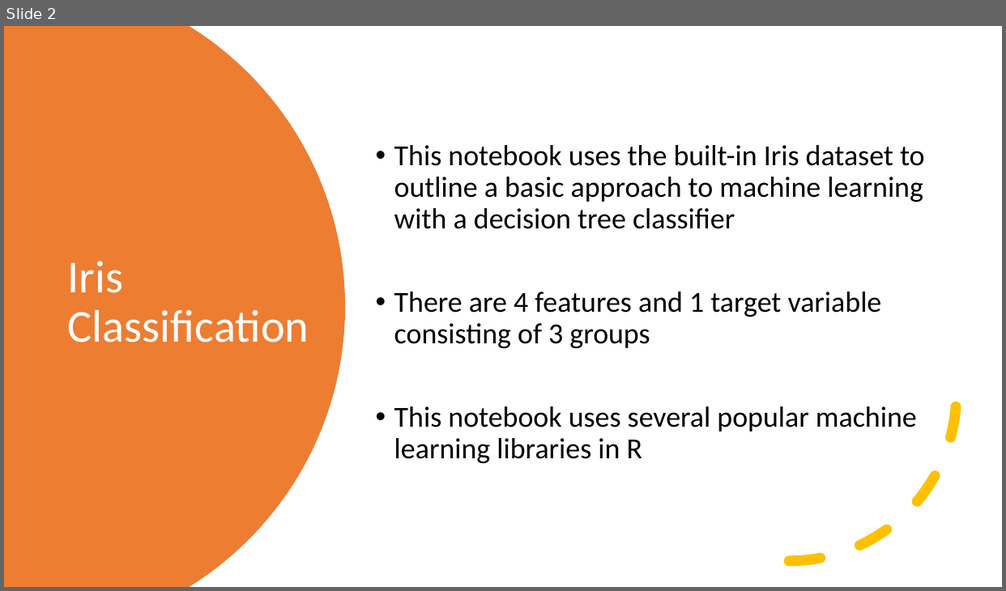
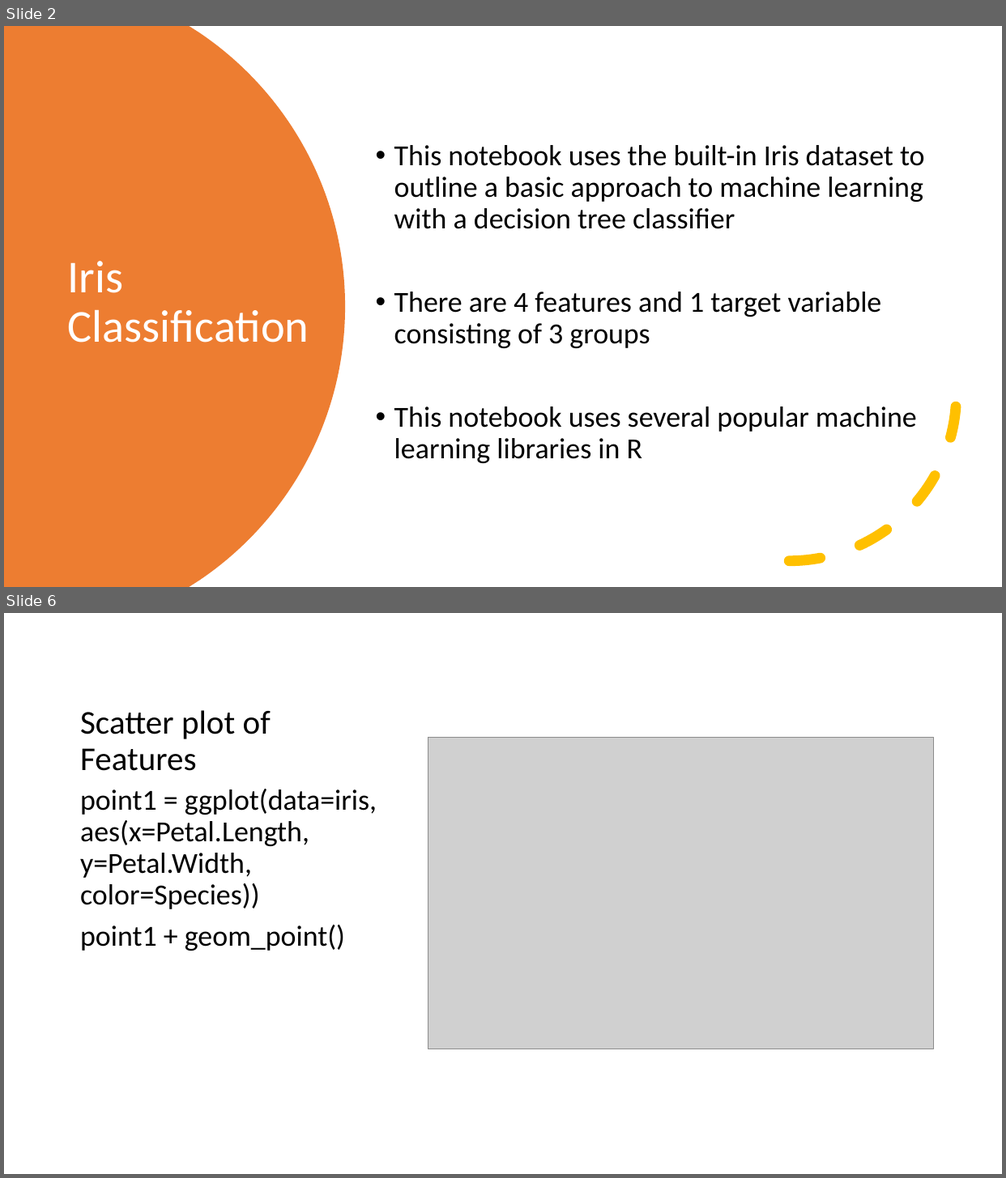
Before and after one commit to dlumian/R_Intro_Fall_2022, a slide deck: supplemental_topics/R_Iris_Examples.pptx. Shown one above the other, each under a label of ours: slide 2 before the commit, slides 2 and 6 after it; the slides between them are not shown. The pictures are 1006x591 and 1006x1178 pixels, drawn with LibreOffice and Linux fonts; fonts in the diff are those of the drawing; grey boxes stand for pictures. Boxes give left, top, right and bottom in pixels: in the first picture for what was removed or moved away, otherwise in the second. Text is boxed around its words. In the diff, an @@ line names an element or a change of style, - is before the commit and + after.

Commit message:
Updated notebook for Iris Decision Tree Model in R

```diff
--- a/supplemental_topics/R_Iris_Examples.pptx
+++ b/supplemental_topics/R_Iris_Examples.pptx
@@ slide 6 added at [4,613,1002,1174], background #FFFFFF @@
@@ title added at [80,710,270,771], 32 pt, text #000000 @@
+Scatter plot of Features
@@ picture added at [428,737,934,1050] @@
@@ text added at [80,789,377,951], 28 pt, text #000000 @@
+point1 = ggplot(data=iris, aes(x=Petal.Length, y=Petal.Width, color=Species))
+point1 + geom_point()
```
Also in this commit, not shown: 2 slides changed, 11 other slides added, 6 other files.
